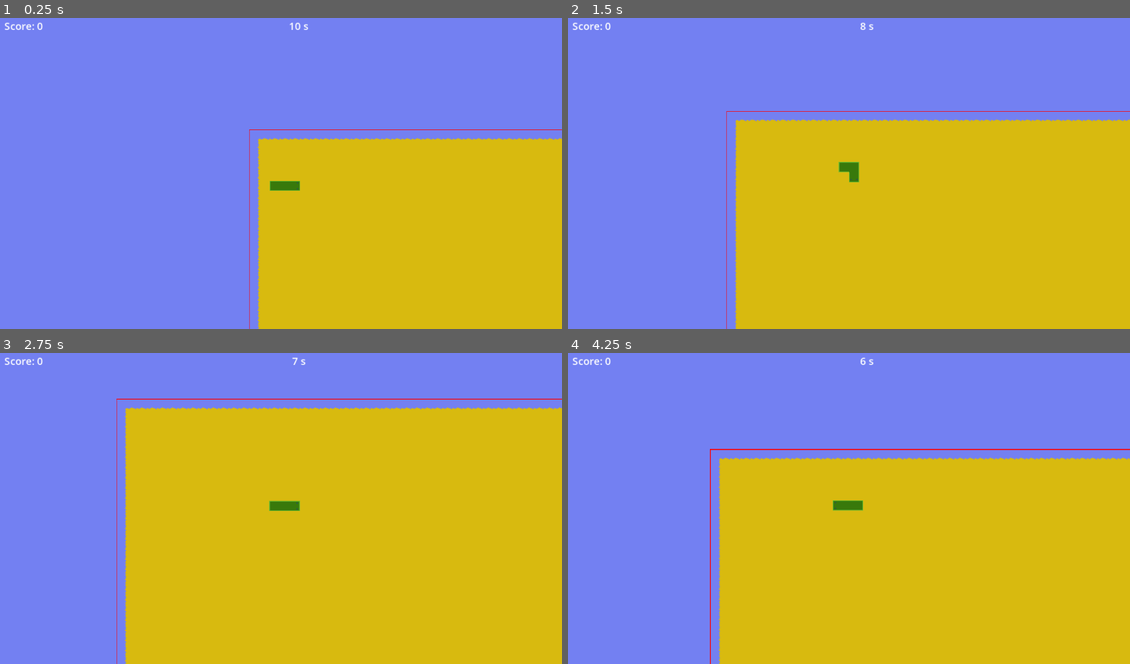
Above: before the commit, frames 1-4 (two rows, left to right).
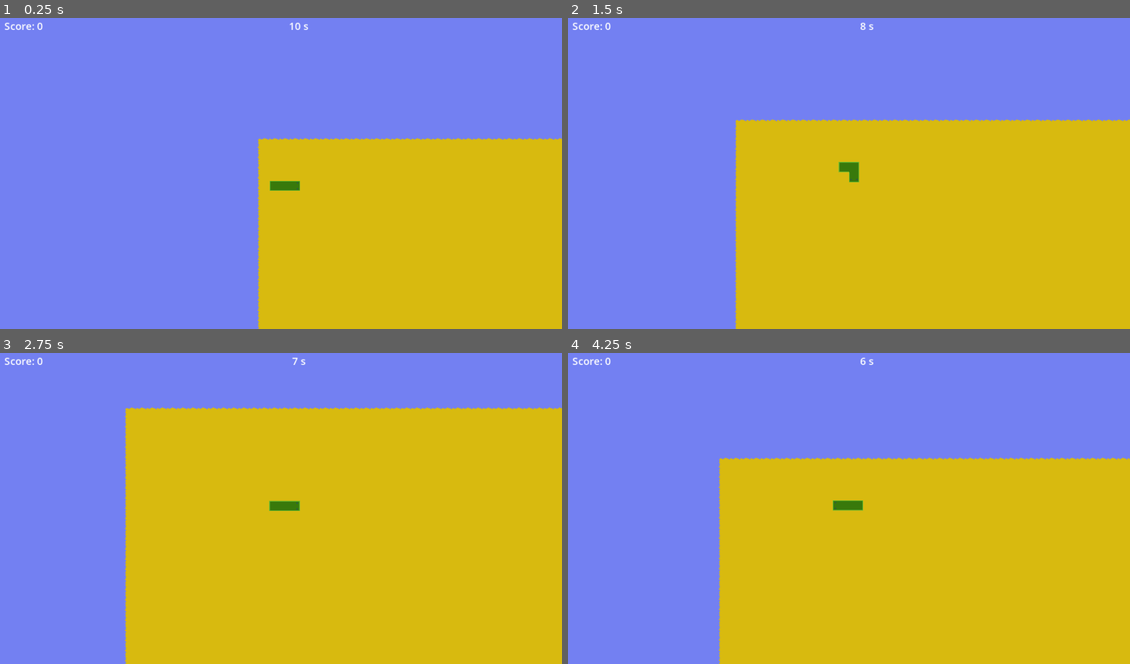
Above: after the commit, the same moments.

Repository: aligator/Snake-Ltd
Game: Godot game, scene res://Game.tscn
The game is run twice, just before and just after one commit, with the same random seed, the same clock (stepped at 60 frames per second) and the same inputs.
Inputs:
- Up to frame 1 (0.25 s): no input
- Up to frame 2 (1.5 s): hold Right (Right) 0.53-1.28 s; hold Down (Down) from 1.28 s (still down)
- Up to frame 3 (2.75 s): release Down (Down) at 2.03 s; hold Right (Right) from 2.03 s (still down)
- Up to frame 4 (4.25 s): release Right (Right) at 2.78 s; hold Up (Up) 2.78-3.53 s; hold Left (Left) from 3.53 s (still down)

The runs differ from the first frame. In frame 1, 0.2% of the frame differs, in the area x 44-100%, y 35-100%; in frame 2, 0.3%; in frame 3, 0.5%; in frame 4, 0.5%, in the area x 25-100%, y 30-100%.

Commit message:
Fix grow

Diff:
--- a/Game.gd
+++ b/Game.gd
@@ -13,6 +13,7 @@
 @onready var camera = $Camera2D
 @onready var map_bounding_hint: ReferenceRect = $MapBoundingHint
 @onready var effect_timer: Timer = $EffectTimer
+@onready var shrink_timer: Timer = $ShrinkTimer
 
 var map_bounding
 
@@ -39,7 +40,7 @@
 		map.set_cell(0, Vector2i(x, map_bounding.size.y-1) + map_bounding.position, 0, Vector2i(8, 0))
 
 	for y in range(map_bounding.size.y):
-		map.set_cell(0, Vector2i(0, y) + map_bounding.position, 0, Vector2i(1, 0))
+		map.set_cell(0, Vector2i(0, y) + map_bounding.position, 0, Vector2i(8, 0))
 		map.set_cell(0, Vector2i(map_bounding.size.x-1, y) + map_bounding.position, 0, Vector2i(8, 0))
 
 	map_bounding.position = Vector2i(map_bounding.position.x-1, map_bounding.position.y-1)
@@ -263,6 +264,7 @@
 				Global.effect_type = Global.EFFECT_TYPE.GROW
 				do_shrink = false
 				do_grow = true
+				shrink_timer.start()
 
 	map_bounding_hint.size = map_bounding.size * 16
 	map_bounding_hint.position = map_bounding.position * 16
--- a/Game.tscn
+++ b/Game.tscn
@@ -156,6 +156,7 @@
 autostart = true
 
 [node name="MapBoundingHint" type="ReferenceRect" parent="."]
+visible = false
 offset_right = 500.0
 offset_bottom = 40.0
 editor_only = false
--- a/Menu.tscn
+++ b/Menu.tscn
@@ -44,7 +44,7 @@
 [node name="Dead" type="Label" parent="DeadScreen/VBoxContainer"]
 layout_mode = 2
 theme_type_variation = &"HeaderLarge"
-text = "You lost!"
+text = "The end..."
 
 [node name="Score" type="Label" parent="DeadScreen/VBoxContainer"]
 layout_mode = 2
